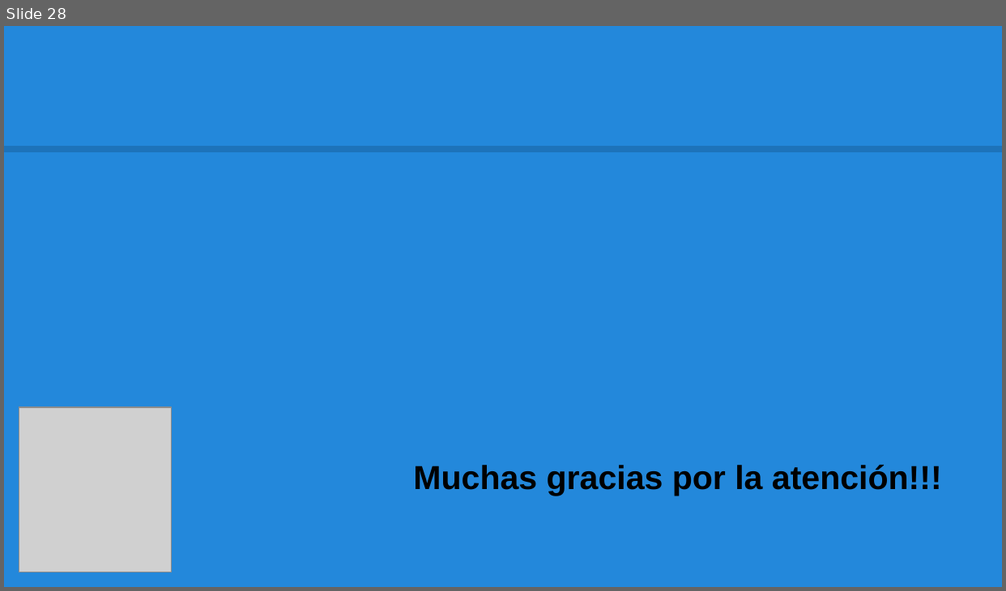
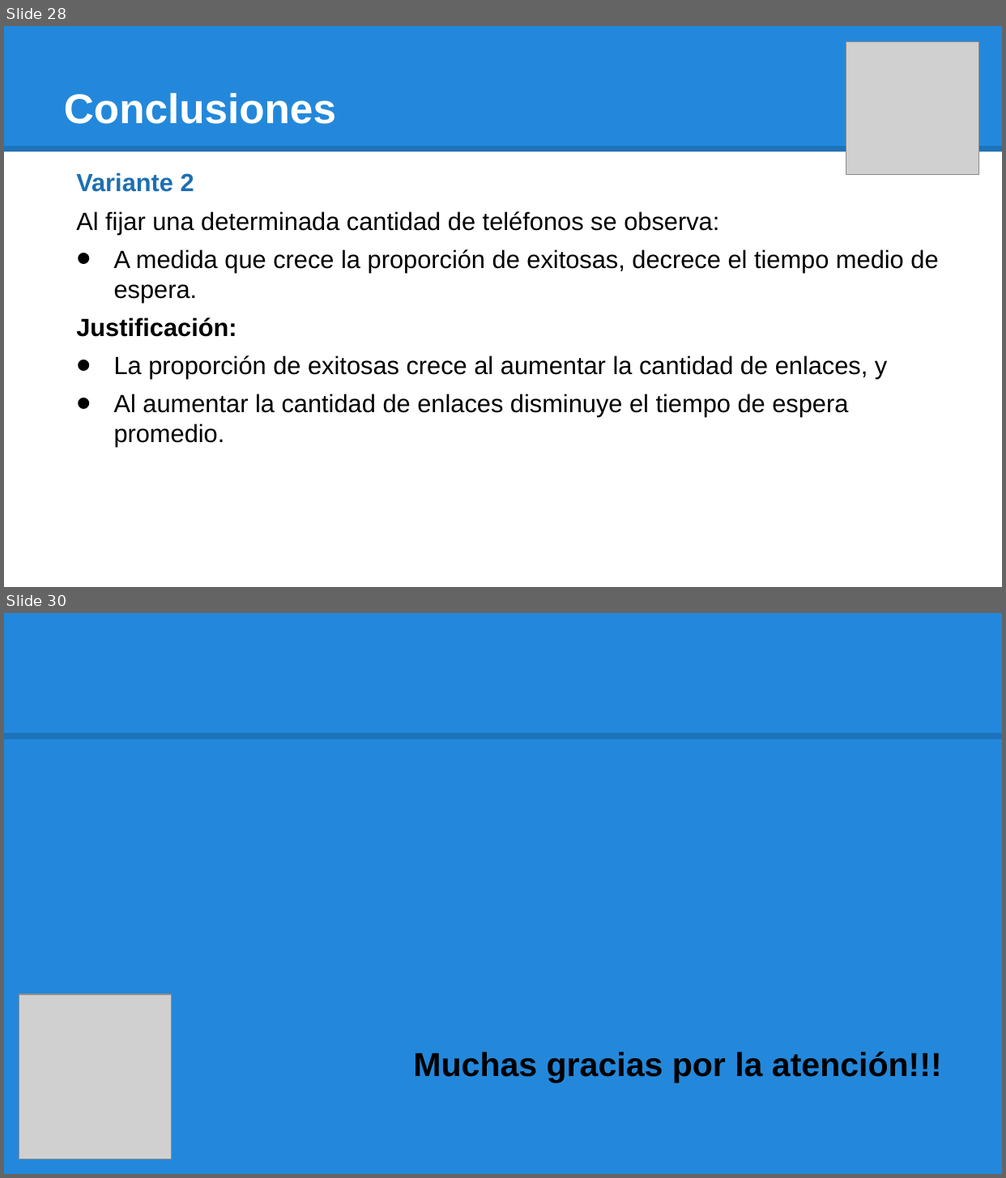
Before and after one commit to jampys/simulacion_informe, a slide deck: TF_SIMULACION_PRESENTACION.pptx. Shown one above the other, each under a label of ours: slide 28 before the commit, slides 28 and 30 after it; the slides between them are not shown. The pictures are 1006x591 and 1006x1178 pixels, drawn with LibreOffice and Linux fonts; fonts in the diff are those of the drawing; grey boxes stand for pictures. Boxes give left, top, right and bottom in pixels: in the first picture for what was removed or moved away, otherwise in the second. Text is boxed around its words. In the diff, an @@ line names an element or a change of style, - is before the commit and + after.

```diff
--- a/TF_SIMULACION_PRESENTACION.pptx
+++ b/TF_SIMULACION_PRESENTACION.pptx
@@ slide 28 added at [4,26,1002,587], background #FFFFFF; not listed: 1 template element that a slide beside it also shows @@
@@ rectangle added at [4,26,1002,152], fill #2388DB @@
@@ picture added at [846,42,979,175] @@
@@ title added at [64,92,336,124], 30 pt, text #FFFFFF, bold @@
+Conclusiones
@@ text added at [76,173,938,447], 18 pt, text #000000 @@
+Variante 2
+Al fijar una determinada cantidad de teléfonos se observa:
+• A medida que crece la proporción de exitosas, decrece el tiempo medio de espera.
+Justificación:
+• La proporción de exitosas crece al aumentar la cantidad de enlaces, y
+• Al aumentar la cantidad de enlaces disminuye el tiempo de espera promedio.
@@ what was slide 28 is now slide 30 @@
```
Also in this commit, not shown: 4 slides changed, 24 other slides added, 23 slides removed.
